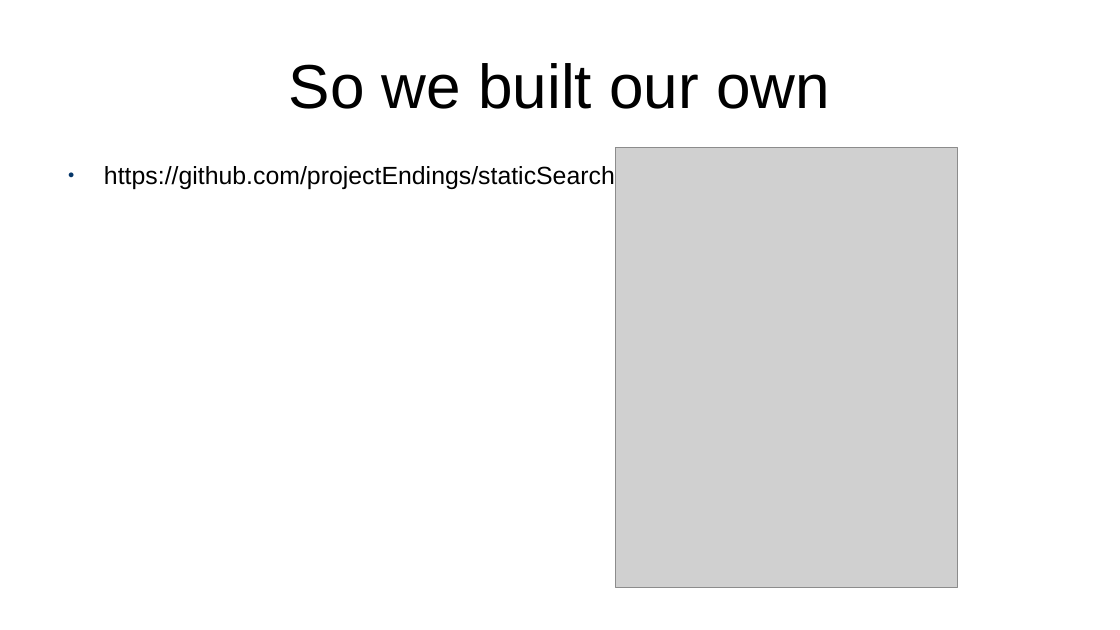
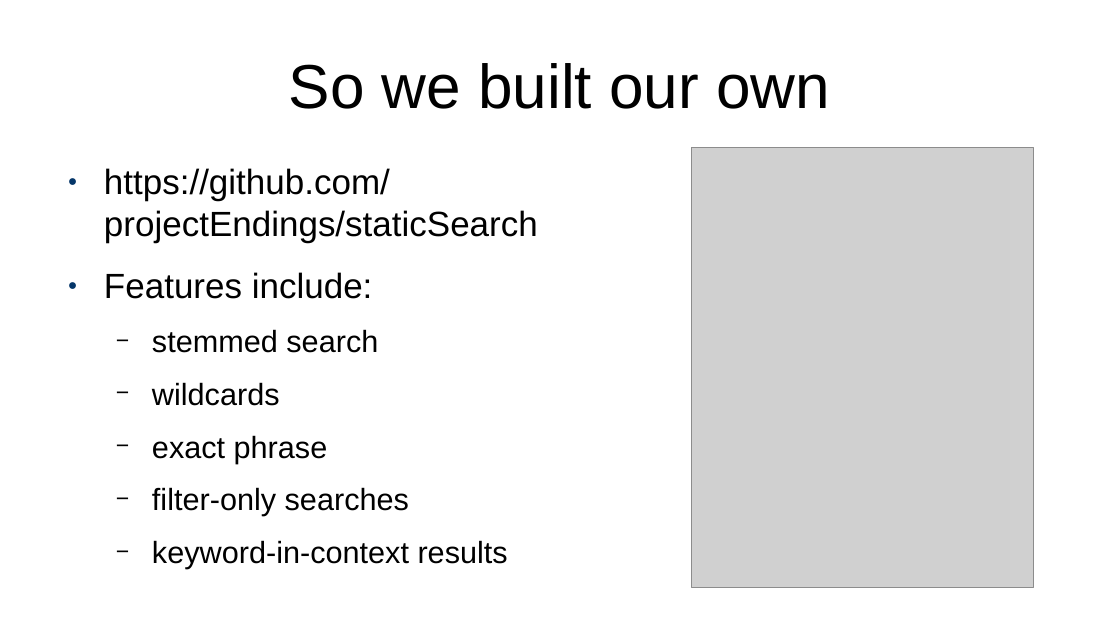
Before and after one commit to projectEndings/Endings, a slide deck: slide 19 of presentations/ubc2020/nineProjects.odp. Drawn at 1120x630 pixels with LibreOffice and Linux fonts; fonts in the diff are those of the drawing; grey boxes stand for pictures. Boxes give left, top, right and bottom in pixels: in the first picture for what was removed or moved away, otherwise in the second. Text is boxed around its words. In the diff, an @@ line names an element or a change of style, - is before the commit and + after.

Commit message:
Tweak to slide.

```diff
--- a/presentations/ubc2020/nineProjects.odp
+++ b/presentations/ubc2020/nineProjects.odp
@@ picture: place and size @@
-picture at box(616, 147, 957, 587)
+picture at box(692, 147, 1034, 587)
@@ text at box(104, 168, 538, 243): size 17.6 to 24.8 pt in "https://github.com/projectEndings/staticSearch" @@
@@ text at box(104, 272, 508, 569): paragraphs added @@
+● Features include:
+  − stemmed search
+  − wildcards
+  − exact phrase
+  − filter-only searches
+  − keyword-in-context results
```
Also in this commit, not shown: 1 other file.
